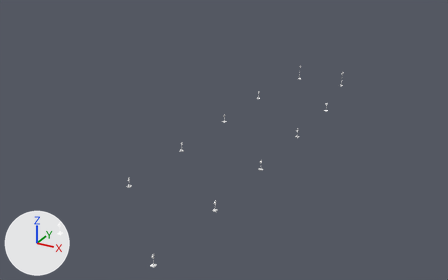
The FBX model Palace/Models/Palace_Lamps.fbx as it was, and as the next commit left it.
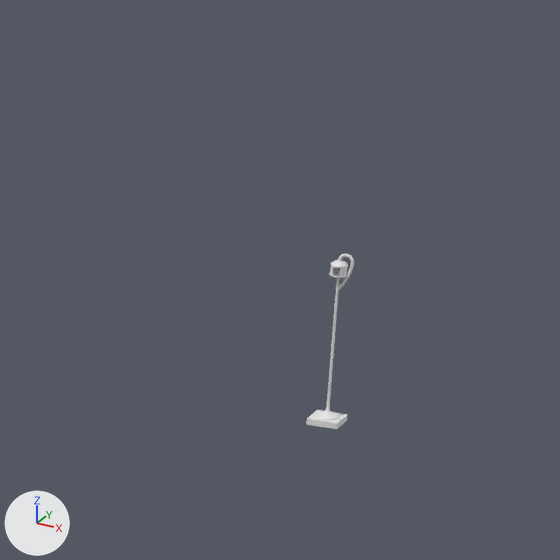
The first picture shows the older version from a camera (50 mm lens) standing at (72.6, -188.1, 53.4) and looking at (-1.4, -53.4, -13.9). The close-ups show the older and then the newer version on the part from 70% to 81% of the width and 18% to 35% of the height of that picture. Only the edits that show in the close-ups are written down. Lighting does not change. The marker at lower left points along +X, +Y and +Z. Objects named as collision shapes, trigger or cutter boxes, shadow casters or lower levels of detail are left out. Where no turn or scale is listed for an object, it has been applied to the vertices. Vertices at exactly the same position are counted once.

Objects in the first close-up: 'Lamps0_LOD0'.
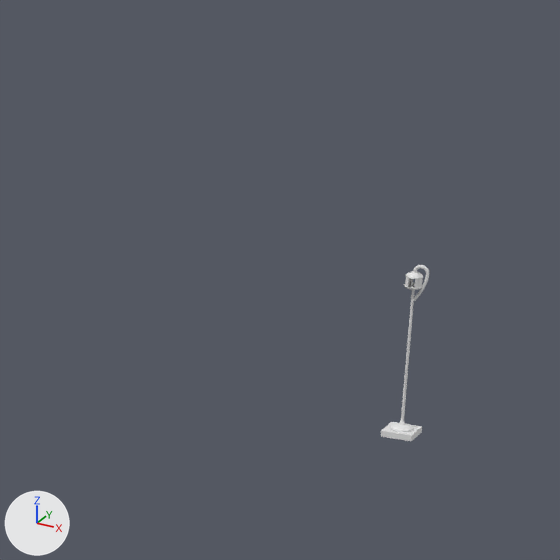
The newer file is also turned or shifted as a whole; pictures and numbers use the older file's frame.

Where the change shows, as pixel boxes (x1, y1, x2, y2) in the close-ups (560 x 560 px; the box of a moved part takes in the faces that stretch with it):
```json
{"object": "Lamps0_LOD0", "change": "reshaped", "before": [306, 253, 354, 429], "after": [381, 265, 429, 441]}
{"part": 1, "of": "me_lamps0_lod0", "change": "moved or reshaped", "before": [306, 410, 348, 429], "after": [381, 422, 422, 441]}
{"part": 2, "of": "me_lamps0_lod0", "change": "moved or reshaped", "before": [316, 278, 340, 420], "after": [390, 289, 415, 432]}
{"part": 3, "of": "me_lamps0_lod0", "change": "moved or reshaped", "before": [329, 271, 347, 278], "after": [404, 282, 422, 290]}
{"part": 4, "of": "me_lamps0_lod0", "change": "moved or reshaped", "before": [330, 266, 338, 275], "after": [405, 277, 413, 287]}
{"part": 5, "of": "me_lamps0_lod0", "change": "moved or reshaped", "before": [339, 266, 348, 277], "after": [415, 278, 423, 288]}
{"part": 6, "of": "me_lamps0_lod0", "change": "moved or reshaped", "before": [330, 260, 348, 268], "after": [406, 271, 423, 279]}
{"part": 7, "of": "me_lamps0_lod0", "change": "moved or reshaped", "before": [338, 253, 354, 290], "after": [413, 265, 429, 301]}
```

Scene script edits in JSON lines:
```json
{"block": "me_lamps0_lod0", "where": "me_lamps0_lod0.from_pydata(...)  # 4674 vertices, 4308 faces; spans x 8.6..27.4, y -72.6..-34.4, z 0.0..4.0"}
{"block": "me_lamps0_lod0", "where": "# used by ob_lamps0_lod0; location = (0.0, 0.0, 0.0)"}
{"block": "me_lamps0_lod0", "change": "me_lamps0_lod0 part 1: the loose piece of 8 vertices spanning x 23.6..24.4, y -35.2..-34.4, z 0.0..0.1 is moved by (1.8, 0.0, 0.0)"}
{"block": "me_lamps0_lod0", "change": "me_lamps0_lod0 part 2: the loose piece of 217 vertices spanning x 23.7..24.3, y -35.0..-34.5, z 0.1..3.5 is moved by (1.8, 0.0, 0.0)"}
{"block": "me_lamps0_lod0", "change": "me_lamps0_lod0 part 3: the loose piece of 144 vertices spanning x 23.8..24.2, y -35.0..-34.6, z 3.4..3.5 is moved by (1.8, 0.0, 0.0)"}
{"block": "me_lamps0_lod0", "change": "me_lamps0_lod0 part 4: the loose piece of 44 vertices spanning x 23.8..23.9, y -35.0..-34.6, z 3.5..3.7 is moved by (1.8, 0.0, 0.0)"}
{"block": "me_lamps0_lod0", "change": "me_lamps0_lod0 part 5: the loose piece of 44 vertices spanning x 24.1..24.2, y -35.0..-34.6, z 3.5..3.7 is moved by (1.8, 0.0, 0.0)"}
{"block": "me_lamps0_lod0", "change": "me_lamps0_lod0 part 6: the loose piece of 120 vertices spanning x 23.8..24.2, y -35.0..-34.6, z 3.7..3.8 is moved by (1.8, 0.0, 0.0)"}
{"block": "me_lamps0_lod0", "change": "me_lamps0_lod0 part 7: the loose piece of 161 vertices spanning x 24.0..24.3, y -34.8..-34.7, z 3.2..4.0 is moved by (1.8, 0.0, 0.0)"}
```
